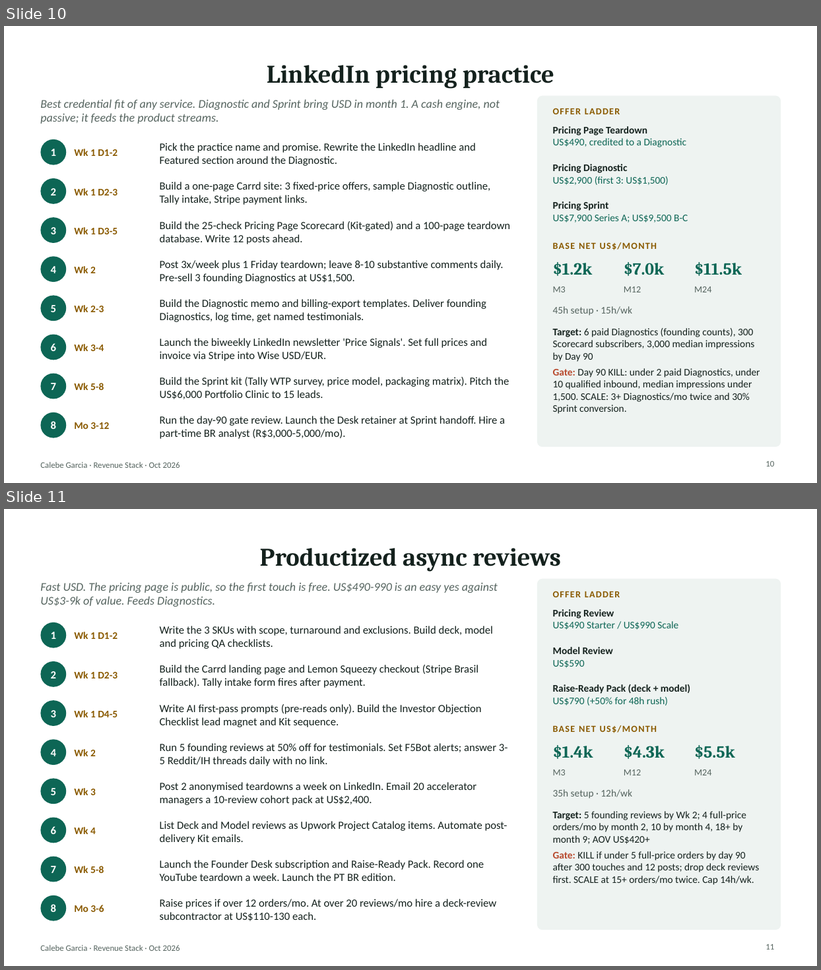
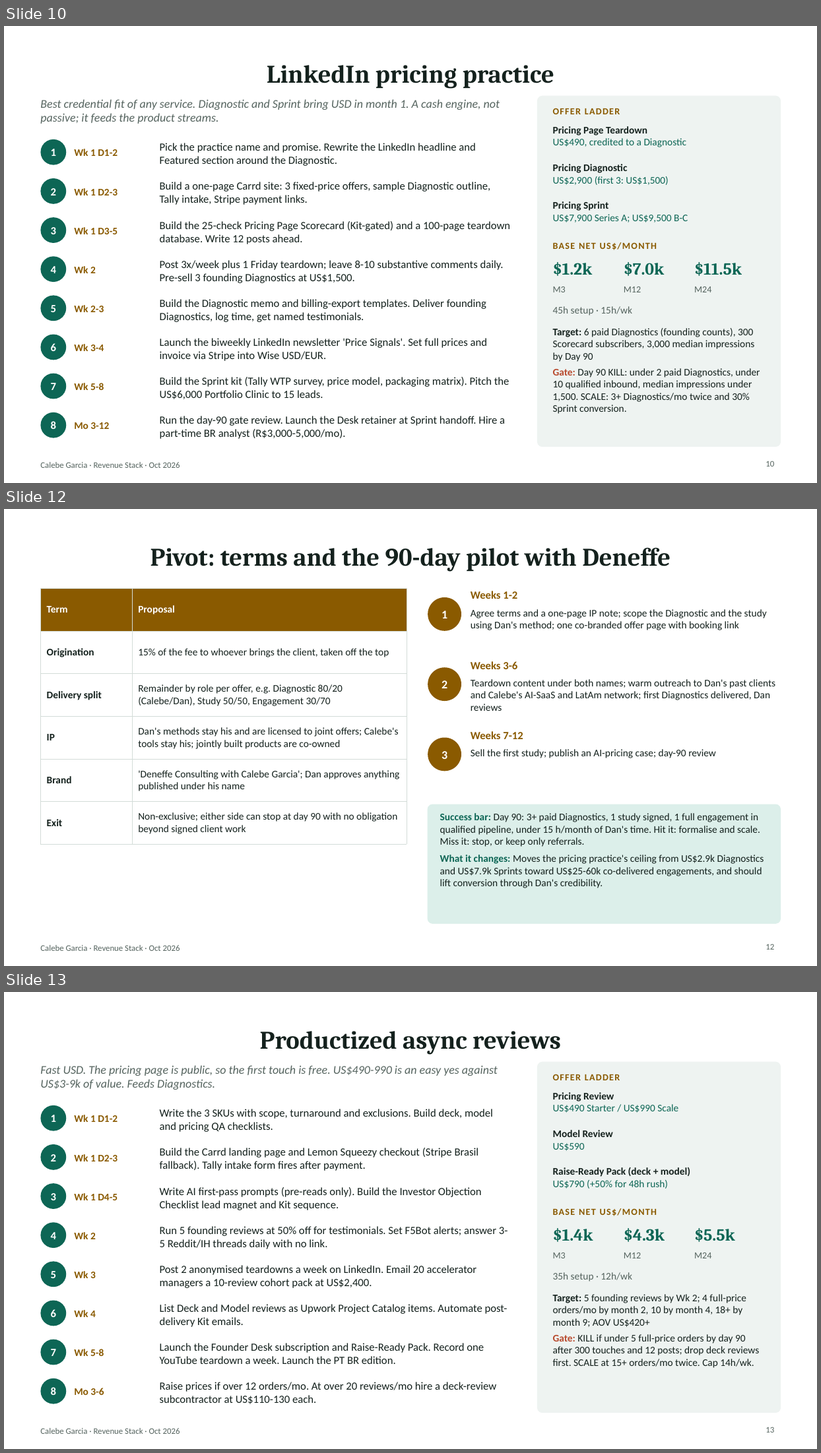
Before and after one commit to algarcalebe-web/legendary-bassoon, a slide deck: research/Calebe_Revenue_Stack_Plan.pptx. Shown one above the other, each under a label of ours: slides 10 and 11 before the commit, slides 10, 12 and 13 after it; the slides between them are not shown. The pictures are 821x970 and 821x1453 pixels, drawn with LibreOffice and Linux fonts; fonts in the diff are those of the drawing. Boxes give left, top, right and bottom in pixels: in the first picture for what was removed or moved away, otherwise in the second. Text is boxed around its words. In the diff, an @@ line names an element or a change of style, - is before the commit and + after.

```diff
--- a/research/Calebe_Revenue_Stack_Plan.pptx
+++ b/research/Calebe_Revenue_Stack_Plan.pptx
@@ slide 12 added at (x1=4, y1=509, x2=817, y2=966), background #FFFFFF; not listed: 1 template element that a slide beside it also shows @@
@@ title added at (x1=151, y1=547, x2=671, y2=572), 30 pt, text #14211D, bold @@
+Pivot: terms and the 90-day pilot with Deneffe
@@ table added at (x1=40, y1=588, x2=407, y2=837), 6 rows, 2 columns @@
+Term | Proposal
+Origination | 15% of the fee to whoever brings the client, taken off the top
+Delivery split | Remainder by role per offer, e.g. Diagnostic 80/20 (Calebe/Dan), Study 50/50, Engagement 30/70
+IP | Dan's methods stay his and are licensed to joint offers; Calebe's tools stay his; jointly built products are co-owned
+Brand | 'Deneffe Consulting with Calebe Garcia'; Dan approves anything published under his name
+Exit | Non-exclusive; either side can stop at day 90 with no obligation beyond signed client work
@@ ellipse added at (x1=428, y1=597, x2=461, y2=631), fill #8A5A00, 14 pt, text #FFFFFF, bold @@
+1
@@ text added at (x1=471, y1=591, x2=517, y2=599), 13 pt, text #8A5A00, bold @@
+Weeks 1-2
@@ text added at (x1=471, y1=609, x2=767, y2=630), 12 pt, text #14211D @@
+Agree terms and a one-page IP note; scope the Diagnostic and the study using Dan's method; one co-branded offer page with booking link
@@ text added at (x1=471, y1=661, x2=517, y2=669), 13 pt, text #8A5A00, bold @@
+Weeks 3-6
@@ ellipse added at (x1=428, y1=667, x2=461, y2=701), fill #8A5A00, 14 pt, text #FFFFFF, bold @@
+2
@@ text added at (x1=471, y1=679, x2=776, y2=711), 12 pt, text #14211D @@
+Teardown content under both names; warm outreach to Dan's past clients and Calebe's AI-SaaS and LatAm network; first Diagnostics delivered, Dan reviews
@@ ellipse added at (x1=428, y1=738, x2=461, y2=771), fill #8A5A00, 14 pt, text #FFFFFF, bold @@
+3
@@ text added at (x1=471, y1=731, x2=523, y2=739), 13 pt, text #8A5A00, bold @@
+Weeks 7-12
@@ text added at (x1=471, y1=749, x2=716, y2=758), 12 pt, text #14211D @@
+Sell the first study; publish an AI-pricing case; day-90 review
@@ rounded rectangle added at (x1=428, y1=805, x2=781, y2=923), fill #DCEFEA, outline #DCEFEA 1 pt @@
@@ text added at (x1=440, y1=813, x2=764, y2=889), 12 pt, text #14211D @@
+Success bar: Day 90: 3+ paid Diagnostics, 1 study signed, 1 full engagement in qualified pipeline, under 15 h/month of Dan's time. Hit it: formalise and scale. Miss it: stop, or keep only referrals.
+What it changes: Moves the pricing practice's ceiling from US$2.9k Diagnostics and US$7.9k Sprints toward US$25-60k co-delivered engagements, and should lift conversion through Dan's credibility.
@@ page number added at (x1=766, y1=944, x2=774, y2=950), 10 pt, text #55645F @@
+12
@@ what was slide 11 is now slide 13 @@
@@ page number at (x1=766, y1=1427, x2=774, y2=1433): text changed @@
-11
+13
```
Also in this commit, not shown: 1 slide changed, 1 other slide added, 4 other files.
